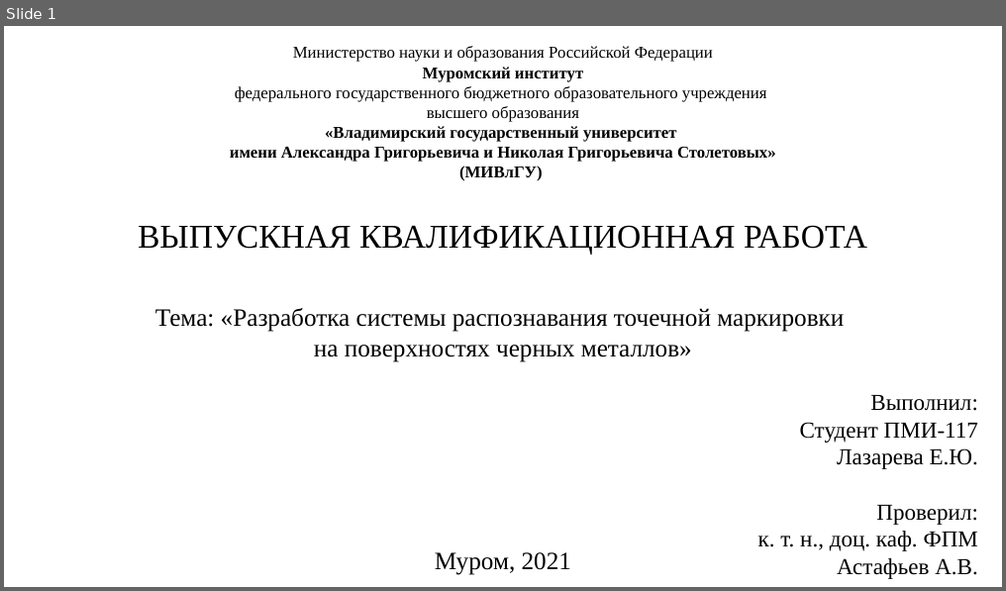
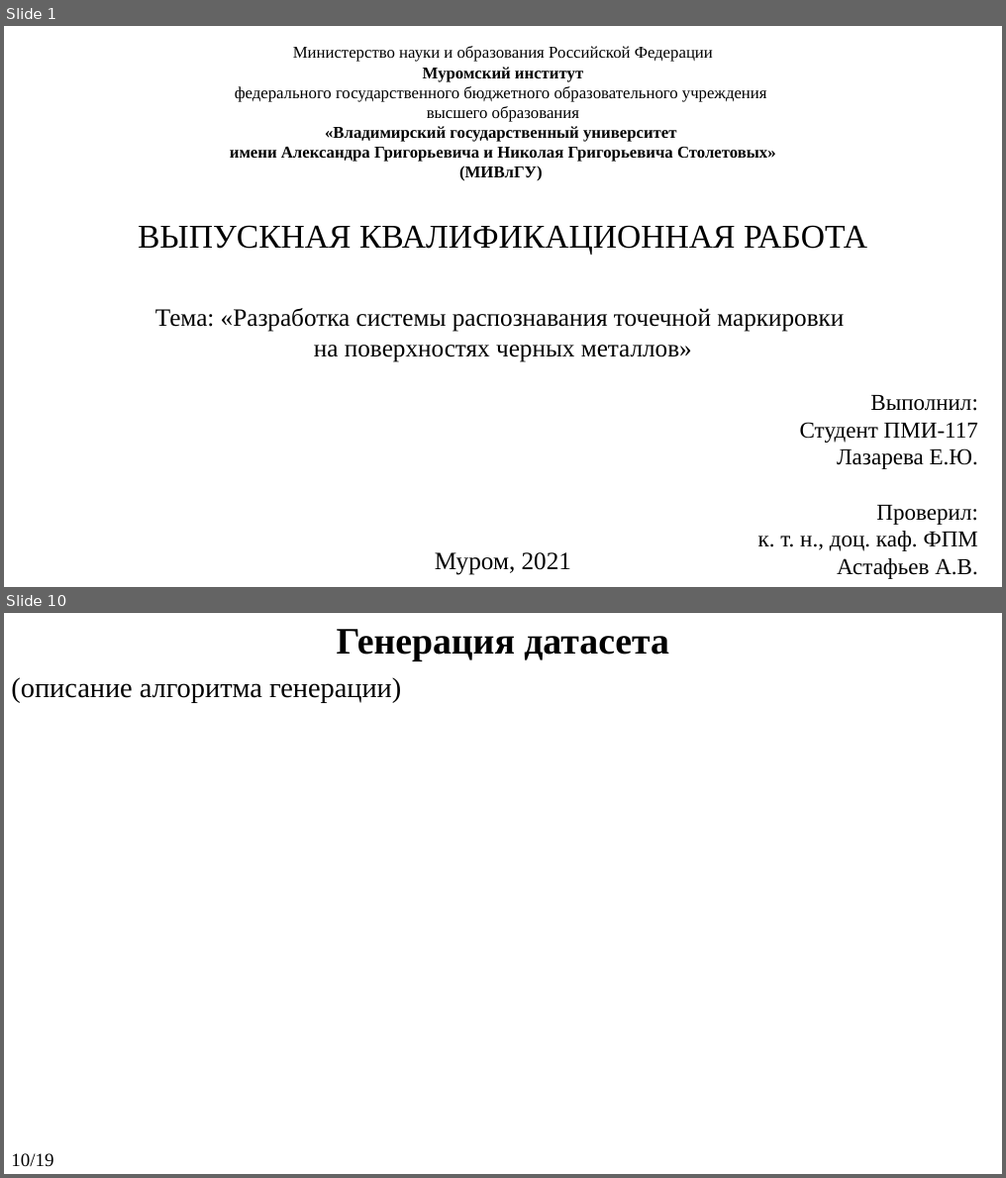
Before and after one commit to KanVull/Recognistion, a slide deck: ПЗ и Презентации/Презентация на ВКР.pptx. Shown one above the other, each under a label of ours: slide 1 before the commit, slides 1 and 10 after it; the slides between them are not shown. The pictures are 1006x591 and 1006x1178 pixels, drawn with LibreOffice and Linux fonts; fonts in the diff are those of the drawing. Boxes give left, top, right and bottom in pixels: in the first picture for what was removed or moved away, otherwise in the second. Text is boxed around its words. In the diff, an @@ line names an element or a change of style, - is before the commit and + after.

```diff
--- a/ПЗ и Презентации/Презентация на ВКР.pptx
+++ b/ПЗ и Презентации/Презентация на ВКР.pptx
@@ slide 10 added at <box>4,613,1002,1174</box>, background #FFFFFF @@
@@ text added at <box>337,629,669,662</box>, 36 pt, text #000000, bold @@
+Генерация датасета
@@ text added at <box>11,677,401,702</box>, 27 pt, text #000000 @@
+(описание алгоритма генерации)
@@ text added at <box>11,1154,54,1167</box>, 18 pt, text #000000 @@
+10/19
```
Also in this commit, not shown: 3 slides changed, 14 other slides added, 4 slides removed, 12 other files.
